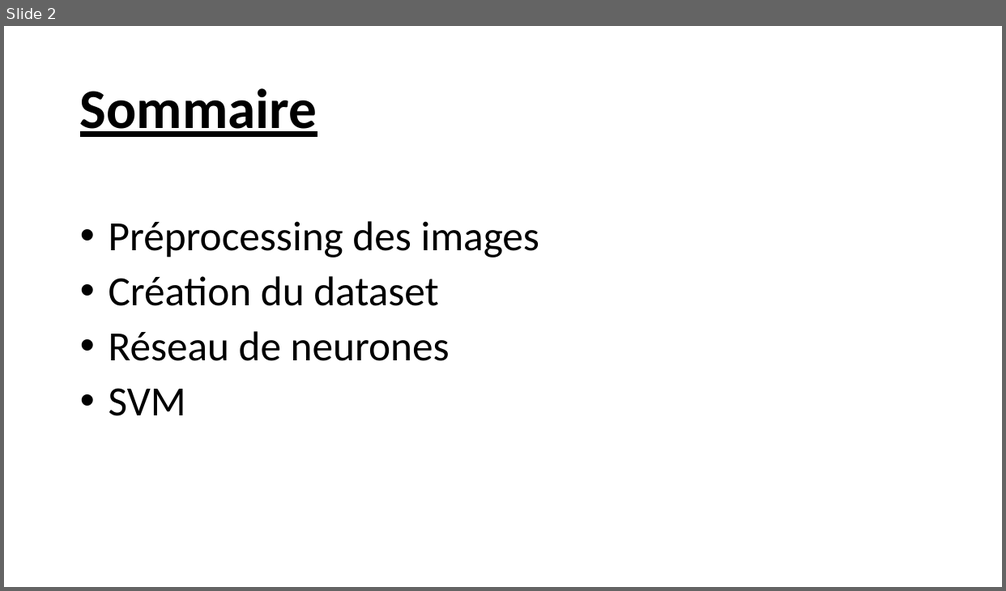
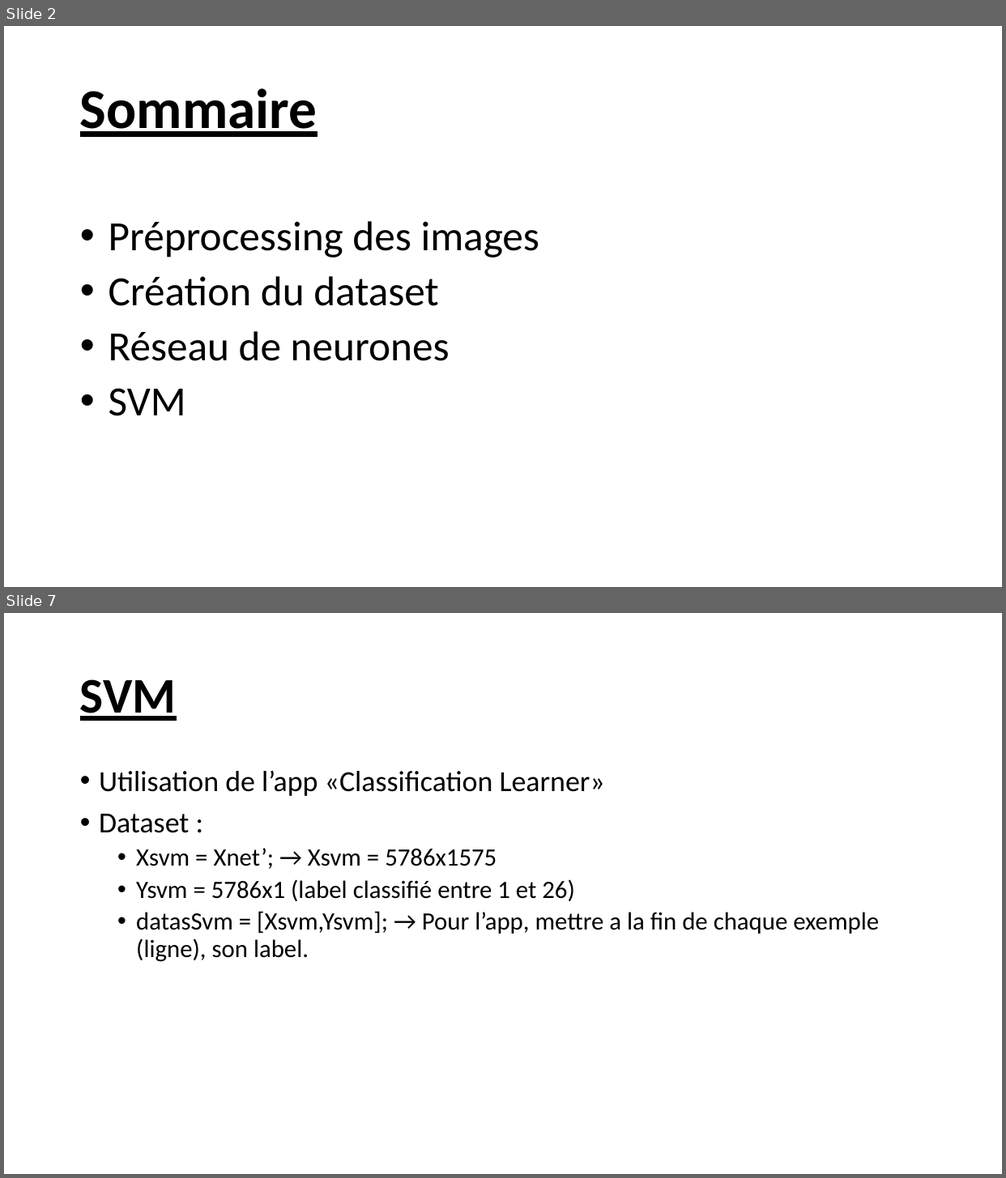
Before and after one commit to MacherelR/ProjetML4E, a slide deck: Présentation/MachLearn_Macherel_Evard.pptx. Shown one above the other, each under a label of ours: slide 2 before the commit, slides 2 and 7 after it; the slides between them are not shown. The pictures are 1006x591 and 1006x1178 pixels, drawn with LibreOffice and Linux fonts; fonts in the diff are those of the drawing. Boxes give left, top, right and bottom in pixels: in the first picture for what was removed or moved away, otherwise in the second. Text is boxed around its words. In the diff, an @@ line names an element or a change of style, - is before the commit and + after.

```diff
--- a/Présentation/MachLearn_Macherel_Evard.pptx
+++ b/Présentation/MachLearn_Macherel_Evard.pptx
@@ slide 7 added at (x1=4, y1=613, x2=1002, y2=1174), background #FFFFFF @@
@@ title added at (x1=80, y1=679, x2=177, y2=721), 48 pt, text #000000, bold, underline @@
+SVM
@@ text added at (x1=99, y1=770, x2=879, y2=962), 24 pt, text #000000 @@
+• Utilisation de l’app «Classification Learner»
+• Dataset :
+  • Xsvm = Xnet’; → Xsvm = 5786x1575
+  • Ysvm = 5786x1 (label classifié entre 1 et 26)
+  • datasSvm = [Xsvm,Ysvm]; → Pour l’app, mettre a la fin de chaque exemple (ligne), son label.
```
Also in this commit, not shown: 4 slides changed, 1 other slide added.
